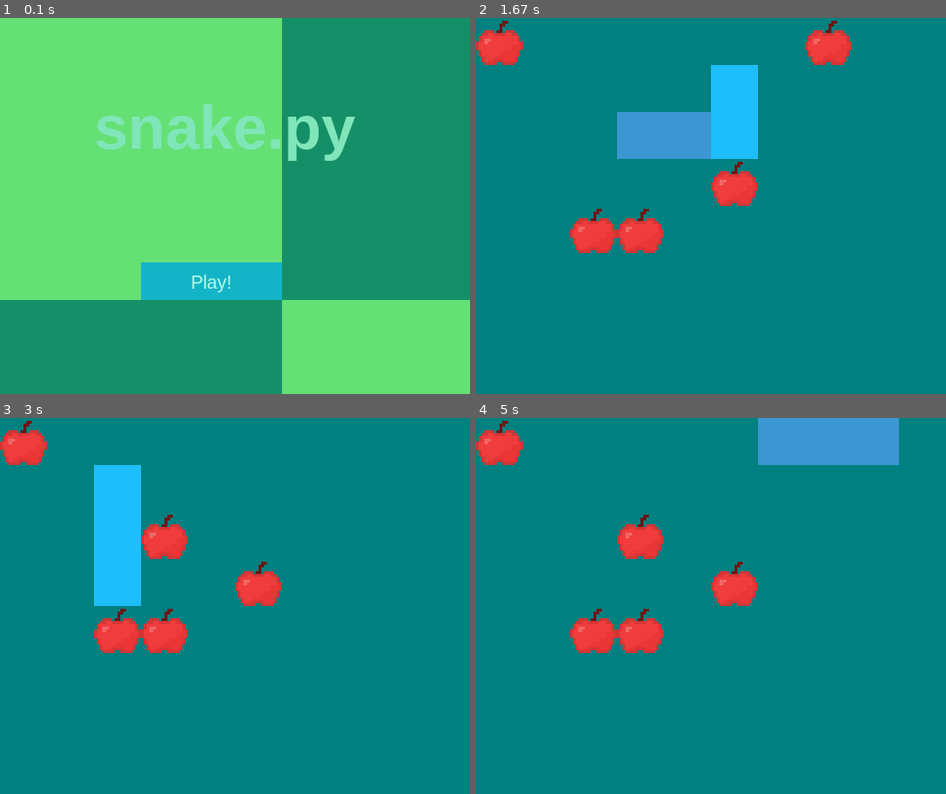
Above: before the commit, frames 1-4 (two rows, left to right).
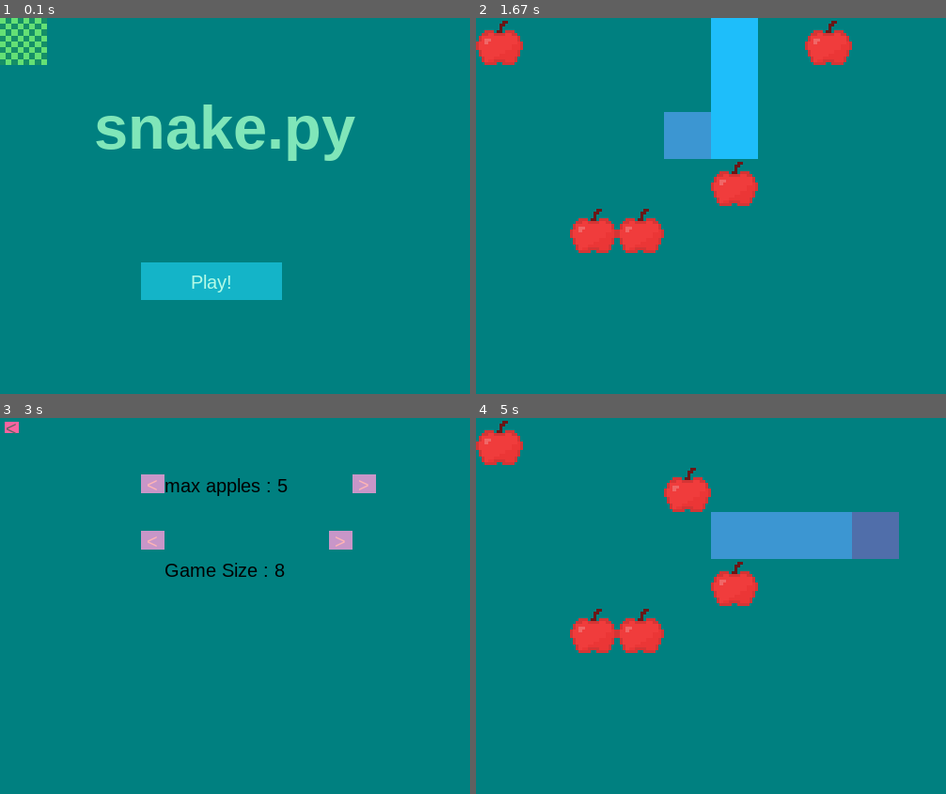
Above: after the commit, the same moments.

Repository: justboxedhats/pygame-snake
Game: pygame game, started from snake.py
Two runs of this game, one before a commit and one after it. Both use one fixed random seed, a clock stepped at 60 frames per second and the inputs below.
Inputs (mouse positions are in pixels of both pictures, inside the frame that each line leads up to):
- Up to frame 1 (0.1 s): no input
- Up to frame 2 (1.67 s): click "Play!" at 0.45 s; hold Right 0.7-1.17 s; move the mouse to (692, 221) at 0.73 s; hold Up 1.2-1.57 s
- Up to frame 3 (3 s): click (197, 587) at 1.78 s, where only the run after the commit has a clickable "replay?"; click (197, 512) at 2.3 s, where only the run after the commit has a clickable "settings"; click (9, 425) at 2.83 s, where only the run after the commit has a clickable "<"
- Up to frame 4 (5 s): click (687, 681) at 3.4 s, where only the run after the commit has a clickable "Play!"; hold Right 3.73-4.2 s; hold Down from 4.8 s (still down)

The runs differ from the first frame. In frame 1, 94% of the frame differs, in the area x 0-100%, y 0-100%; in frame 2, 2.5%; in frame 3, 9.1%; in frame 4, 10%.

Commit message:
added new ui

Diff:
--- a/snake.py
+++ b/snake.py
@@ -8,22 +8,28 @@
 pygame.font.init()
 framerate=7
 running=True
-screen=pygame.display.set_mode((500,400))
+screen=pygame.display.set_mode((500,400), pygame.RESIZABLE)
 grid={}
+game_size= 8
+game_color="df"
+snake_color="df"
 flags=["home_screen"]
 apples=["0,0","3,2","5,3","2,4","3,4"]
+max_apples=5
 snake={"2,3":1,"2,4":1,"2,5":1}
 player_square=pygame.Rect(50,50,50,50)
 
 # ---importing images
 
-##snake_tital= pygame.image.load("").convert_alpha()
-cheacker_bg=  pygame.image.load("pygame-snake\green_grid -1.png.png").convert_alpha()
-#snake_head= pygame.image.load("").convert_alpha()
-#snake_body= pygame.image.load("").convert_alpha()
-#snake_tail= pygame.image.load("").convert_alpha()
-apple=pygame.image.load("pygame-snake/apple-1.png.png").convert_alpha()
-
+try:
+	##snake_tital= pygame.image.load("").convert_alpha()
+	cheacker_bg=  pygame.image.load("pygame-snake\green_grid -1.png.png").convert_alpha()
+	#snake_head= pygame.image.load("").convert_alpha()
+	#snake_body= pygame.image.load("").convert_alpha()
+	#snake_tail= pygame.image.load("").convert_alpha()
+	apple=pygame.image.load("pygame-snake/apple-1.png.png").convert_alpha()
+except:
+	pass
 #screen.blit(player_sprite, (100, 150))
 
 #         ----------functions
@@ -139,9 +145,13 @@
 			running=False
 
 	if "home_screen" in flags:
-		bg_color="salmond"
-		chearker_bg_rect=cheacker_bg.get_rect()
-		screen.blit(cheacker_bg,chearker_bg_rect,screen.get_rect())
+		bg_color="lime green"
+		try:
+			sc_chearker = pygame.transform.scale(cheacker_bg, (50,50))
+			chearker_bg_rect=cheacker_bg.get_rect()
+			screen.blit(sc_chearker,chearker_bg_rect,screen.get_rect())
+		except:
+			pass
 		draw_text("snake.py",per2pix(20),per2pix(20,"s_h"),(128,230,185),"t1")
 		if button(per2pix(30),per2pix(65,"s_h"),per2pix(30),per2pix(10,"s_h"),"Play!", (20,180,200),(180,250,230)) :
 			print("button pressed ")
@@ -149,10 +159,61 @@
 			flags.append("snake")
 
 
-
-
 	elif "settings" in flags:
 		bg_color="red"
+
+		if button(per2pix(1),per2pix(1,"s_h"),per2pix(3),per2pix(3,"s_h"),"<", (250,100,160),(100,100,100)):
+			flags=[]
+			flags.append("home_screen")
+
+		# max apples
+		draw_text(f"max apples : {max_apples}",per2pix(35) ,per2pix(15,"s_h"))
+		if button(per2pix(30),per2pix(15,"s_h"),per2pix(5),per2pix(5,"s_h"), "<", (200,150,200 ),(255,180,180 ) ):
+			max_apples-=1
+		if button(per2pix(75),per2pix(15,"s_h"),per2pix(5),per2pix(5,"s_h"),">",(200,150,200),(255,180,180)):
+			max_apples+=1
+
+
+		#modes:
+		#- fliping snake - dashed snake  -
+
+		#snake color
+		#- needs shading
+
+		# game size
+		draw_text(f"Game Size : {game_size}",per2pix(35),per2pix(30))
+		if button(per2pix(30),per2pix(30,"s_h"),per2pix(5),per2pix(5,"s_h"), "<", (200,150,200 ),(255,180,180 ) ):
+			game_size-=1
+		if button(per2pix(70),per2pix(30,"s_h"),per2pix(5),per2pix(5,"s_h"), ">", (200,150,200 ),(255,180,180 ) ):
+			game_size+=1
+
+		# ammount of apples
+
+	elif "game_over" in flags:
+		bg_color="orange"
+
+		draw_text("Game Over", per2pix(15), per2pix(10,"s_h"),(130,233,199),"t2")
+
+		if button(per2pix(30),per2pix(40,"s_h"),per2pix(25),per2pix(10,"s_h"),"replay?",(34,234,122),(122,34,200)):
+			print("retry")
+			flags=[]
+			flags.append("snake")
+			reset_snake()
+
+		if button(per2pix(30),per2pix(20,"s_h"),per2pix(25),per2pix(10,"s_h"),"settings",(205,123,145),(100,244,253)):
+			print("settings")
+			flags=[]
+			flags.append("settings")
+
+
+
+		if button(per2pix(30),per2pix(80,"s_h"), per2pix(25), per2pix(10, "s_h"), "Quit", (21,123,104),(229,200,135)):
+			print("quit")
+			flags=[]
+			running =False
+
+
+
 
 	elif "snake" in flags :
 		bg_color="teal"
@@ -230,7 +291,7 @@
 						apples.remove(list(snake.keys())[0])
 						add_apple(snake,apples)
 				else:
-					reset_snake()
+					flags.append("game_over")
 
 			# repeated from the last
 			elif snake[f"{x_y[0]},{x_y[1]}"]==2:
@@ -243,7 +304,7 @@
 						apples.remove(list(snake.keys())[0])
 						add_apple(snake,apples)
 				else:
-					reset_snake()
+					flags.append("game_over")
 
 			elif snake[f"{x_y[0]},{x_y[1]}"]==3:
 				if f"{x_y[0]},{x_y[1]+1}" in list(grid.keys()) and not f"{x_y[0]},{x_y[1]+1}" in list(snake.keys()):
@@ -255,7 +316,7 @@
 						apples.remove(list(snake.keys())[0])
 						add_apple(snake,apples)
 				else:
-					reset_snake()
+					flags.append("game_over")
 
 			#repeated for the last type of segment
 			elif snake[f"{x_y[0]},{x_y[1]}"]==4:
@@ -268,16 +329,18 @@
 						apples.remove(list(snake.keys())[0])
 						add_apple(snake,apples)
 				else:
-					reset_snake()
+					flags.append("game_over")
 
 			# renders the apples
 			for x in apples:
 				x_y=pos_get(x)
 				player_square.x=x_y[0]*50
 				player_square.y=x_y[1]*50
-				sc_apple = pygame.transform.scale(apple, (50,50))
-				screen.blit(sc_apple,player_square)
-				#pygame.draw.rect(screen,(240,110,170),player_square)
+				try:
+					sc_apple = pygame.transform.scale(apple, (50,50))
+					screen.blit(sc_apple,player_square)
+				except:
+					pygame.draw.rect(screen,(240,110,170),player_square)
 
 	pygame.display.flip()
 
Not shown, removed: build (2).zip
Not shown, removed: build.zip
Not shown, changed: build/snake/Analysis-00.toc
Not shown, changed: build/snake/EXE-00.toc
Not shown, changed: build/snake/PKG-00.toc
Not shown, changed: build/snake/base_library.zip
Not shown, changed: build/snake/snake.pkg
Not shown, removed: dist (2).zip
Not shown, removed: dist.zip
Not shown, changed: dist/snake.exe
